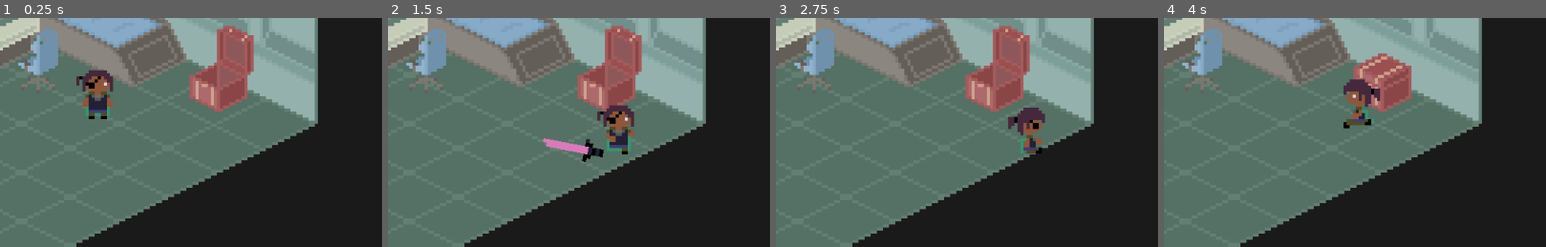
Above: before the commit, frames 1-4 (left to right).
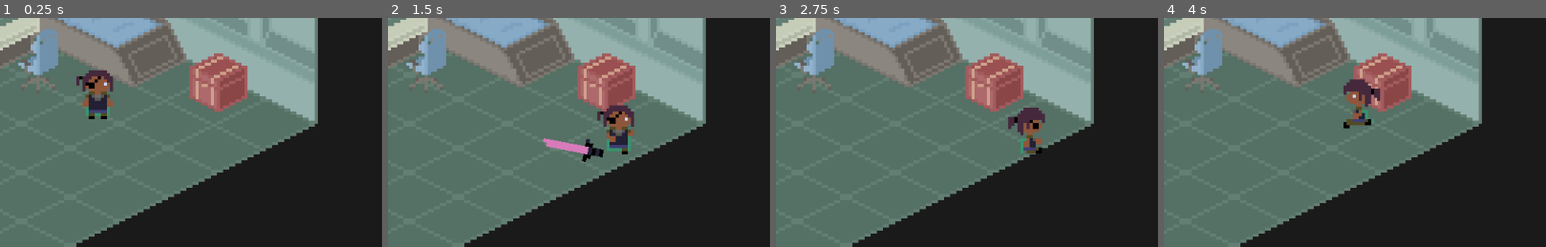
Above: after the commit, the same moments.

Repository: gaboma19/dustership
Game: Godot game, scene res://scenes/levels/echelon/echelon_level_0.tscn
Same seed, same stepped clock (60 frames per second), same inputs: the game is played once before the commit and once after it. Sound files missing from this copy of the repository are replaced by a short silence.
Inputs (mouse positions are % of the whole screen's width and height, from its top left):
- Up to frame 1 (0.25 s): no input
- Up to frame 2 (1.5 s): tap Enter at 0.5 s; move the mouse to (72, 45) at 0.52 s; hold D (move_right) 0.53-1.28 s; hold F (interact) 0.53-1.28 s; move the mouse to (30, 55) at 1.27 s; hold S (move_down) from 1.28 s (still down); click (30, 55) at 1.35 s
- Up to frame 3 (2.75 s): tap F (interact) at 1.55 s; move the mouse to (60, 28) at 2.02 s; release S (move_down) at 2.03 s; hold D (move_right) from 2.03 s (still down); hold F (interact) from 2.03 s (still down)
- Up to frame 4 (4 s): move the mouse to (45, 70) at 2.77 s; release D (move_right) at 2.78 s; release F (interact) at 2.78 s; hold Up (move_up) 2.78-3.53 s; tap Q (switch_character) at 2.85 s; tap F (interact) at 3.05, 3.8 s; move the mouse to (80, 65) at 3.52 s; hold A (move_left) from 3.53 s (still down); hold Tab (toggle_hold) from 3.53 s (still down)
The pictures show only the part of the screen within x 50-100%, y 16-66%; the shares and areas given below are measured in that part.

The runs differ from the first frame. In frame 1, 2.0% of the frame differs, in the area x 49-67%, y 3-30%; in frame 2, 2.0%; in frame 3, 2.0%; in frame 4, nothing differs.

Commit message:
heart pickups and chest interaction

Diff:
--- a/scenes/autoload/game_events.gd
+++ b/scenes/autoload/game_events.gd
@@ -1,6 +1,7 @@
 extends Node
 
 signal player_damaged
+signal player_healed
 signal steel_collected(value: int)
 
 
@@ -8,5 +9,9 @@
 	player_damaged.emit()
 
 
+func emit_player_healed():
+	player_healed.emit()
+
+
 func emit_steel_collected(value: int):
 	steel_collected.emit(value)
--- a/scenes/autoload/player_variables.gd
+++ b/scenes/autoload/player_variables.gd
@@ -14,6 +14,14 @@
 
 	GameEvents.steel_collected.connect(on_steel_collected)
 	HealthBar.set_hearts()
+
+
+func heal(heal_amount: int):
+	if current_health == max_health:
+		return
+
+	current_health += heal_amount
+	GameEvents.emit_player_healed()
 
 
 func damage(damage_amount: float):
--- a/scenes/components/death_component/death_component.gd
+++ b/scenes/components/death_component/death_component.gd
@@ -13,7 +13,10 @@
 	var sprite_dimensions = Vector2(
 		sprite.texture.get_width() / sprite.hframes,
 		sprite.texture.get_height() / sprite.vframes)
-	var region = Rect2(sprite.frame_coords, sprite_dimensions)
+	var region_coords = Vector2(
+		sprite.frame_coords.x * sprite_dimensions.x,
+		sprite.frame_coords.y * sprite_dimensions.y)
+	var region = Rect2(region_coords, sprite_dimensions)
 
 	var atlas = AtlasTexture.new()
 	atlas.atlas = sprite.texture
--- /dev/null
+++ b/scenes/components/heart_drop_component/heart_drop_component.gd
@@ -0,0 +1,27 @@
+extends Node
+
+@export_range(0, 1) var drop_percent: float = 0.5
+@export var health_component: Node
+
+var heart_pickup_scene = preload("res://scenes/entities/heart_pickup/heart_pickup.tscn")
+
+
+func _ready():
+	(health_component as HealthComponent).died.connect(on_died)
+
+
+func on_died():
+	if heart_pickup_scene == null:
+		return
+
+	if not owner is Node2D:
+		return
+
+	if randf() > drop_percent:
+		return
+
+	var spawn_position = (owner as Node2D).global_position
+	var heart_pickup_instance = heart_pickup_scene.instantiate()
+	var entities_layer = get_tree().get_first_node_in_group("entities")
+	entities_layer.add_child(heart_pickup_instance)
+	heart_pickup_instance.global_position = spawn_position
--- /dev/null
+++ b/scenes/components/heart_drop_component/heart_drop_component.tscn
@@ -0,0 +1,6 @@
+[gd_scene load_steps=2 format=3 uid="uid://cpvfdb3a12pel"]
+
+[ext_resource type="Script" path="res://scenes/components/heart_drop_component/heart_drop_component.gd" id="1_c2x1d"]
+
+[node name="HeartDropComponent" type="Node"]
+script = ExtResource("1_c2x1d")
--- a/scenes/entities/chest/chest.tscn
+++ b/scenes/entities/chest/chest.tscn
@@ -54,8 +54,6 @@
 [node name="AnimatedSprite2D" type="AnimatedSprite2D" parent="."]
 sprite_frames = SubResource("SpriteFrames_geq05")
 animation = &"left"
-frame = 1
-frame_progress = 1.0
 offset = Vector2(0, -12)
 
 [node name="CollisionPolygon2D" type="CollisionPolygon2D" parent="."]
--- /dev/null
+++ b/scenes/entities/doodads/alleyway_exterior.tscn
@@ -0,0 +1,33 @@
+[gd_scene load_steps=2 format=3 uid="uid://db8v0kug6b0ho"]
+
+[ext_resource type="Texture2D" uid="uid://bkgkft3s1jb5m" path="res://assets/doodads/alleyway_exterior.png" id="1_q574j"]
+
+[node name="AlleywayExterior" type="StaticBody2D"]
+y_sort_enabled = true
+collision_mask = 0
+
+[node name="Sprite2D" type="Sprite2D" parent="."]
+texture_filter = 1
+position = Vector2(-8, -181)
+texture = ExtResource("1_q574j")
+metadata/_aseprite_wizard_interface_config_ = {
+"layer_section": true,
+"output_section": true
+}
+metadata/_aseprite_wizard_config_ = {
+"i_mode": 1,
+"keep_anim_length": false,
+"layer": "Layer 2",
+"o_ex_p": "",
+"o_folder": "res://assets/doodads",
+"o_name": "",
+"only_visible": false,
+"player": "",
+"slice": "",
+"source": "res://assets/doodads/alleyway_exterior.aseprite"
+}
+
+[node name="CollisionPolygon2D" type="CollisionPolygon2D" parent="."]
+visible = false
+position = Vector2(-64, 441)
+polygon = PackedVector2Array(64, -440, 192, -504, 48, -576, -80, -512)
--- /dev/null
+++ b/scenes/entities/heart_pickup/heart_pickup.gd
@@ -0,0 +1,57 @@
+extends Node2D
+
+@onready var sprite = $Sprite2D
+@onready var collision_shape_2d = $CollectionArea/CollisionShape2D
+
+@export var heal_value: int = 1
+
+
+func _ready():
+	$CollectionArea.area_entered.connect(on_collection_area_entered)
+	$AnimationPlayer.queue("spin")
+	tween_bounce()
+
+
+func tween_bounce():
+	var direction: Vector2
+	if randf() > 0.5:
+		direction = Vector2.RIGHT
+	else:
+		direction = Vector2.LEFT
+
+	var tween = create_tween()
+	tween.tween_property(self, "position", direction * 16, 1).as_relative()
+
+
+func tween_collect(percent: float, start_position: Vector2):
+	var player = PartyManager.get_active_member()
+	if player == null:
+		return
+
+	global_position = start_position.lerp(player.global_position, percent)
+	var direction_from_start = player.global_position - start_position
+
+	var target_rotation = direction_from_start.angle() + deg_to_rad(90)
+	rotation = lerp_angle(rotation, target_rotation, 1 - exp(-2 * get_process_delta_time()))
+
+
+func collect():
+	PlayerVariables.heal(heal_value)
+	queue_free()
+
+
+func disable_collision():
+	collision_shape_2d.disabled = true
+
+
+func on_collection_area_entered(_area: Area2D):
+	Callable(disable_collision).call_deferred()
+
+	var tween = create_tween()
+	tween.set_parallel()
+	tween.tween_method(tween_collect.bind(global_position), 0.0, 1.0, 0.5)\
+	.set_ease(Tween.EASE_IN)\
+	.set_trans(Tween.TRANS_BACK)
+	tween.tween_property(sprite, "scale", Vector2.ZERO, 0.05).set_delay(0.45)
+	tween.chain()
+	tween.tween_callback(collect)
--- /dev/null
+++ b/scenes/entities/heart_pickup/heart_pickup.tscn
@@ -0,0 +1,141 @@
+[gd_scene load_steps=8 format=3 uid="uid://cabul001epbig"]
+
+[ext_resource type="Script" path="res://scenes/entities/heart_pickup/heart_pickup.gd" id="1_cgn5c"]
+[ext_resource type="Texture2D" uid="uid://cp17gsge2p1u7" path="res://assets/heart/heart_pickup.png" id="1_t63fc"]
+
+[sub_resource type="Animation" id="Animation_p8m26"]
+resource_name = "bounce"
+length = 1.5
+step = 0.5
+tracks/0/type = "value"
+tracks/0/imported = false
+tracks/0/enabled = true
+tracks/0/path = NodePath("CollectionArea:monitoring")
+tracks/0/interp = 1
+tracks/0/loop_wrap = true
+tracks/0/keys = {
+"times": PackedFloat32Array(0, 1.5),
+"transitions": PackedFloat32Array(1, 1),
+"update": 1,
+"values": [false, true]
+}
+tracks/1/type = "value"
+tracks/1/imported = false
+tracks/1/enabled = true
+tracks/1/path = NodePath("Sprite2D:position")
+tracks/1/interp = 1
+tracks/1/loop_wrap = true
+tracks/1/keys = {
+"times": PackedFloat32Array(0, 0.2, 0.6333, 1.0666, 1.5),
+"transitions": PackedFloat32Array(1, 2, 1, 1, 3),
+"update": 0,
+"values": [Vector2(0, 0), Vector2(0, -32), Vector2(-2.5, -28.445), Vector2(2.5, -14.224), Vector2(0, 0)]
+}
+
+[sub_resource type="Animation" id="Animation_4ngdo"]
+length = 0.75
+loop_mode = 1
+step = 0.05
+tracks/0/type = "value"
+tracks/0/imported = false
+tracks/0/enabled = true
+tracks/0/path = NodePath("Sprite2D:visible")
+tracks/0/interp = 1
+tracks/0/loop_wrap = false
+tracks/0/keys = {
+"times": PackedFloat32Array(0),
+"transitions": PackedFloat32Array(1),
+"update": 1,
+"values": [true]
+}
+tracks/1/type = "value"
+tracks/1/imported = false
+tracks/1/enabled = true
+tracks/1/path = NodePath("Sprite2D:frame")
+tracks/1/interp = 1
+tracks/1/loop_wrap = false
+tracks/1/keys = {
+"times": PackedFloat32Array(0, 0.25, 0.35, 0.45, 0.55, 0.65),
+"transitions": PackedFloat32Array(1, 1, 1, 1, 1, 1),
+"update": 1,
+"values": [0, 1, 2, 3, 4, 1]
+}
+
+[sub_resource type="Animation" id="Animation_rs4ho"]
+length = 0.001
+tracks/0/type = "value"
+tracks/0/imported = false
+tracks/0/enabled = true
+tracks/0/path = NodePath("CollectionArea:monitoring")
+tracks/0/interp = 1
+tracks/0/loop_wrap = true
+tracks/0/keys = {
+"times": PackedFloat32Array(0),
+"transitions": PackedFloat32Array(1),
+"update": 1,
+"values": [false]
+}
+tracks/1/type = "value"
+tracks/1/imported = false
+tracks/1/enabled = true
+tracks/1/path = NodePath("Sprite2D:position")
+tracks/1/interp = 1
+tracks/1/loop_wrap = true
+tracks/1/keys = {
+"times": PackedFloat32Array(0),
+"transitions": PackedFloat32Array(1),
+"update": 0,
+"values": [Vector2(0, 0)]
+}
+
+[sub_resource type="AnimationLibrary" id="AnimationLibrary_el73o"]
+_data = {
+"RESET": SubResource("Animation_rs4ho"),
+"bounce": SubResource("Animation_p8m26"),
+"spin": SubResource("Animation_4ngdo")
+}
+
+[sub_resource type="CircleShape2D" id="CircleShape2D_xdm6x"]
+radius = 16.0
+
+[node name="HeartPickup" type="Node2D"]
+script = ExtResource("1_cgn5c")
+
+[node name="Sprite2D" type="Sprite2D" parent="."]
+texture_filter = 1
+texture = ExtResource("1_t63fc")
+offset = Vector2(0, -4)
+hframes = 3
+vframes = 2
+frame = 1
+metadata/_aseprite_wizard_config_ = {
+"i_mode": -1,
+"keep_anim_length": false,
+"layer": "",
+"o_ex_p": "",
+"o_folder": "res://assets/heart",
+"o_name": "",
+"only_visible": false,
+"player": "AnimationPlayer",
+"slice": "",
+"source": "res://assets/heart/heart_pickup.aseprite"
+}
+metadata/_aseprite_wizard_interface_config_ = {
+"output_section": true
+}
+
+[node name="AnimationPlayer" type="AnimationPlayer" parent="."]
+libraries = {
+"": SubResource("AnimationLibrary_el73o")
+}
+autoplay = "bounce"
+
+[node name="CollectionArea" type="Area2D" parent="."]
+visible = false
+position = Vector2(0, -4)
+collision_layer = 0
+collision_mask = 16
+monitoring = false
+
+[node name="CollisionShape2D" type="CollisionShape2D" parent="CollectionArea"]
+shape = SubResource("CircleShape2D_xdm6x")
--- a/scenes/entities/philo/philo.tscn
+++ b/scenes/entities/philo/philo.tscn
@@ -11,6 +11,7 @@
 [ext_resource type="PackedScene" uid="uid://bqp027bkxbbdq" path="res://scenes/components/death_component/death_component.tscn" id="6_m3bhp"]
 [ext_resource type="PackedScene" uid="uid://txlnj5q7hlne" path="res://scripts/state_machine/state_machine.tscn" id="6_mnpyb"]
 [ext_resource type="Script" path="res://scenes/entities/philo/states/idle.gd" id="7_bsmhr"]
+[ext_resource type="PackedScene" uid="uid://cpvfdb3a12pel" path="res://scenes/components/heart_drop_component/heart_drop_component.tscn" id="7_grd2l"]
 [ext_resource type="Script" path="res://scenes/entities/philo/states/aggro.gd" id="8_m7fi4"]
 [ext_resource type="PackedScene" uid="uid://b4uqeq1xl5adt" path="res://scenes/abilities/enemy_attacks/philo_attack/philo_attack.tscn" id="9_2trgo"]
 [ext_resource type="Script" path="res://scenes/entities/philo/states/attack.gd" id="12_8o55k"]
@@ -212,6 +213,10 @@
 drop_percent = 1.0
 health_component = NodePath("../HealthComponent")
 
+[node name="HeartDropComponent" parent="." node_paths=PackedStringArray("health_component") instance=ExtResource("7_grd2l")]
+drop_percent = 0.05
+health_component = NodePath("../HealthComponent")
+
 [node name="DeathComponent" parent="." node_paths=PackedStringArray("health_component", "sprite") instance=ExtResource("6_m3bhp")]
 health_component = NodePath("../HealthComponent")
 sprite = NodePath("../Sprite2D")
@@ -265,7 +270,7 @@
 offset = Vector2(0, -6)
 hframes = 6
 vframes = 6
-frame = 7
+frame = 11
 metadata/_aseprite_wizard_config_ = {
 "i_mode": -1,
 "keep_anim_length": false,
--- a/scenes/entities/raster/raster.tscn
+++ b/scenes/entities/raster/raster.tscn
@@ -8,6 +8,7 @@
 [ext_resource type="PackedScene" uid="uid://dd20ju6l4rhiy" path="res://scenes/components/steel_drop_component/steel_drop_component.tscn" id="5_iyhcl"]
 [ext_resource type="PackedScene" uid="uid://bqp027bkxbbdq" path="res://scenes/components/death_component/death_component.tscn" id="6_16nnk"]
 [ext_resource type="Texture2D" uid="uid://bion6e1sb28nf" path="res://assets/raster/raster.png" id="7_0rfid"]
+[ext_resource type="PackedScene" uid="uid://cpvfdb3a12pel" path="res://scenes/components/heart_drop_component/heart_drop_component.tscn" id="7_cfhkn"]
 [ext_resource type="PackedScene" uid="uid://bad0hk0t7q50h" path="res://scenes/components/hurtbox_component/hurtbox_component.tscn" id="7_vxjo0"]
 [ext_resource type="PackedScene" uid="uid://txlnj5q7hlne" path="res://scripts/state_machine/state_machine.tscn" id="8_8tof0"]
 [ext_resource type="Script" path="res://scenes/entities/philo/states/idle.gd" id="9_bh5ej"]
@@ -287,6 +288,9 @@
 drop_percent = 1.0
 health_component = NodePath("../HealthComponent")
 
+[node name="HeartDropComponent" parent="." node_paths=PackedStringArray("health_component") instance=ExtResource("7_cfhkn")]
+health_component = NodePath("../HealthComponent")
+
 [node name="DeathComponent" parent="." node_paths=PackedStringArray("health_component", "sprite") instance=ExtResource("6_16nnk")]
 health_component = NodePath("../HealthComponent")
 sprite = NodePath("../Sprite2D")
@@ -344,7 +348,6 @@
 offset = Vector2(0, -9)
 hframes = 5
 vframes = 5
-frame = 2
 metadata/_aseprite_wizard_config_ = {
 "i_mode": -1,
 "keep_anim_length": false,
--- a/scenes/entities/steel/steel.tscn
+++ b/scenes/entities/steel/steel.tscn
@@ -145,12 +145,12 @@
 autoplay = "bounce"
 
 [node name="CollectionArea" type="Area2D" parent="."]
-visible = false
 collision_layer = 0
 collision_mask = 16
 monitoring = false
 
 [node name="CollisionShape2D" type="CollisionShape2D" parent="CollectionArea"]
+position = Vector2(0, -4.5)
 shape = SubResource("CircleShape2D_1k4bw")
 
 [node name="Sprite2D" type="Sprite2D" parent="."]
@@ -159,6 +159,7 @@
 offset = Vector2(0, -4.5)
 hframes = 3
 vframes = 2
+frame = 2
 metadata/_aseprite_wizard_config_ = {
 "i_mode": -1,
 "keep_anim_length": false,
--- a/scenes/levels/echelon/echelon_level_3.tscn
+++ b/scenes/levels/echelon/echelon_level_3.tscn
@@ -9,7 +9,7 @@
 [ext_resource type="PackedScene" uid="uid://bxorvbg3vlxdk" path="res://scenes/level_transitions/level_transition_area.tscn" id="6_x0wc4"]
 [ext_resource type="PackedScene" uid="uid://ggvy8hstsf8l" path="res://scenes/entities/philo/philo.tscn" id="7_ujmgh"]
 [ext_resource type="PackedScene" uid="uid://buge8kcxqepq3" path="res://scenes/entities/chest/chest.tscn" id="8_qjrk0"]
-[ext_resource type="Texture2D" uid="uid://bkgkft3s1jb5m" path="res://assets/doodads/Layer 2.png" id="9_38q4t"]
+[ext_resource type="PackedScene" uid="uid://db8v0kug6b0ho" path="res://scenes/entities/doodads/alleyway_exterior.tscn" id="9_b5r7j"]
 [ext_resource type="PackedScene" uid="uid://bd6hx2jfaj84n" path="res://scenes/level_transitions/level_transition_interaction.tscn" id="11_iyukd"]
 
 [node name="EchelonLevel3" type="Node2D"]
@@ -31,47 +31,32 @@
 position = Vector2(-32, 0)
 custom_limit_left = -192
 custom_limit_right = 784
-custom_limit_top = -400
+custom_limit_top = -675
 custom_limit_bottom = 104
 
 [node name="Entities" type="Node2D" parent="." groups=["entities"]]
 y_sort_enabled = true
 
-[node name="Raster3" parent="Entities" instance=ExtResource("6_wvx13")]
-position = Vector2(217, -176)
-
 [node name="Raster4" parent="Entities" instance=ExtResource("6_wvx13")]
 position = Vector2(289, -194)
 
 [node name="Raster5" parent="Entities" instance=ExtResource("6_wvx13")]
-position = Vector2(320, -40)
+position = Vector2(320, -28)
 
 [node name="Raster7" parent="Entities" instance=ExtResource("6_wvx13")]
-position = Vector2(400, -8)
-
-[node name="Raster9" parent="Entities" instance=ExtResource("6_wvx13")]
-position = Vector2(337, 9)
+position = Vector2(449, 21)
 
 [node name="Raster8" parent="Entities" instance=ExtResource("6_wvx13")]
-position = Vector2(208, -120)
-
-[node name="Philo" parent="Entities" instance=ExtResource("7_ujmgh")]
-position = Vector2(328, -25)
+position = Vector2(192, -126)
 
 [node name="Philo14" parent="Entities" instance=ExtResource("7_ujmgh")]
 position = Vector2(441, -45)
 
 [node name="Philo2" parent="Entities" instance=ExtResource("7_ujmgh")]
-position = Vector2(121, -113)
-
-[node name="Philo3" parent="Entities" instance=ExtResource("7_ujmgh")]
-position = Vector2(400, -176)
+position = Vector2(159, -109)
 
 [node name="Philo4" parent="Entities" instance=ExtResource("7_ujmgh")]
-position = Vector2(368, -168)
-
-[node name="Philo5" parent="Entities" instance=ExtResource("7_ujmgh")]
-position = Vector2(400, -160)
+position = Vector2(368, -158)
 
 [node name="Philo6" parent="Entities" instance=ExtResource("7_ujmgh")]
 position = Vector2(320, -336)
@@ -100,32 +85,8 @@
 [node name="Chest" parent="Entities" instance=ExtResource("8_qjrk0")]
 position = Vector2(466, 12)
 
-[node name="AlleywayExterior" type="StaticBody2D" parent="Entities"]
-
-[node name="Sprite2D" type="Sprite2D" parent="Entities/AlleywayExterior"]
-texture_filter = 1
-position = Vector2(56, -621)
-texture = ExtResource("9_38q4t")
-metadata/_aseprite_wizard_interface_config_ = {
-"layer_section": true,
-"output_section": true
-}
-metadata/_aseprite_wizard_config_ = {
-"i_mode": 1,
-"keep_anim_length": false,
-"layer": "Layer 2",
-"o_ex_p": "",
-"o_folder": "res://assets/doodads",
-"o_name": "",
-"only_visible": false,
-"player": "",
-"slice": "",
-"source": "res://assets/doodads/alleyway_exterior.aseprite"
-}
-
-[node name="CollisionPolygon2D" type="CollisionPolygon2D" parent="Entities/AlleywayExterior"]
-visible = false
-polygon = PackedVector2Array(64, -440, 192, -504, 48, -576, -80, -512)
+[node name="AlleywayExterior" parent="Entities" instance=ExtResource("9_b5r7j")]
+position = Vector2(64, -440)
 
 [node name="Foreground" type="Node2D" parent="." groups=["foreground"]]
 z_index = 1
--- a/scenes/levels/echelon/echelon_level_4.tscn
+++ b/scenes/levels/echelon/echelon_level_4.tscn
@@ -7,6 +7,8 @@
 [ext_resource type="PackedScene" uid="uid://v8ktvgppf1kf" path="res://scenes/game_camera/game_camera.tscn" id="5_kq1cn"]
 [ext_resource type="Texture2D" uid="uid://cxqowxc8qgy6e" path="res://assets/backgrounds/echelon_alleyway/shadow.png" id="6_1vluk"]
 [ext_resource type="PackedScene" uid="uid://buge8kcxqepq3" path="res://scenes/entities/chest/chest.tscn" id="6_cpiyy"]
+[ext_resource type="Resource" uid="uid://cqfo1k0pnwcoe" path="res://resources/inventory_item/items/key.tres" id="7_1sf3k"]
+[ext_resource type="PackedScene" uid="uid://bxorvbg3vlxdk" path="res://scenes/level_transitions/level_transition_area.tscn" id="9_ls2hr"]
 
 [node name="EchelonLevel4" type="Node2D"]
 y_sort_enabled = true
@@ -16,7 +18,7 @@
 
 [node name="GameStart" parent="." instance=ExtResource("2_lyeva")]
 position = Vector2(73, 127)
-enabled = true
+enabled = false
 
 [node name="Background" type="Sprite2D" parent="."]
 texture_filter = 1
@@ -62,6 +64,8 @@
 
 [node name="Chest" parent="Entities" instance=ExtResource("6_cpiyy")]
 position = Vector2(-55, 64)
+scale = Vector2(-1, 1)
+inventory_item = ExtResource("7_1sf3k")
 
 [node name="Foreground" type="Node2D" parent="." groups=["foreground"]]
 z_index = 2
@@ -69,3 +73,10 @@
 [node name="Shadow" type="Sprite2D" parent="Foreground"]
 position = Vector2(-36.5, 75)
 texture = ExtResource("6_1vluk")
+
+[node name="LevelTransitionArea" parent="." instance=ExtResource("9_ls2hr")]
+path = "res://scenes/levels/echelon/echelon_level_3.tscn"
+new_player_position = Vector2(128, -448)
+
+[node name="CollisionPolygon2D" type="CollisionPolygon2D" parent="LevelTransitionArea"]
+polygon = PackedVector2Array(61, 150, 125, 118, 125, 150)
--- a/scenes/ui/health_bar/health_bar.gd
+++ b/scenes/ui/health_bar/health_bar.gd
@@ -8,6 +8,7 @@
 
 func _ready():
 	GameEvents.player_damaged.connect(on_player_damaged)
+	GameEvents.player_healed.connect(on_player_healed)
 	clear_hearts()
 
 
@@ -30,3 +31,7 @@
 
 func on_player_damaged():
 	set_hearts()
+
+
+func on_player_healed():
+	set_hearts()
--- a/scenes/ui/pop_up/pop_up.gd
+++ b/scenes/ui/pop_up/pop_up.gd
@@ -13,6 +13,7 @@
 
 func _unhandled_input(event):
 	if event.is_action_pressed("interact") and !is_opening:
+		print(event)
 		get_tree().root.set_input_as_handled()
 		close()
 
--- a/scenes/ui/pop_up/pop_up.tscn
+++ b/scenes/ui/pop_up/pop_up.tscn
@@ -43,6 +43,7 @@
 }
 
 [node name="PopUp" type="CanvasLayer"]
+process_mode = 3
 script = ExtResource("1_q1fqf")
 
 [node name="AnimationPlayer" type="AnimationPlayer" parent="."]
Binary file removed: assets/doodads/Layer 2.png
Binary file changed: assets/doodads/alleyway_exterior.png
Not shown, changed: assets/doodads/alleyway_exterior.png.import
Binary file added: assets/heart/heart_pickup.aseprite
Not shown, added: assets/heart/heart_pickup.aseprite.import
Binary file added: assets/heart/heart_pickup.png
Not shown, changed: assets/heart/heart_pickup.png.import
Not shown: 1 places in scenes/entities/philo/philo.tscn that only renumber resources
Not shown: 1 places in scenes/entities/raster/raster.tscn that only renumber resources
Not shown: 1 places in scenes/levels/echelon/echelon_level_4.tscn that only renumber resources
